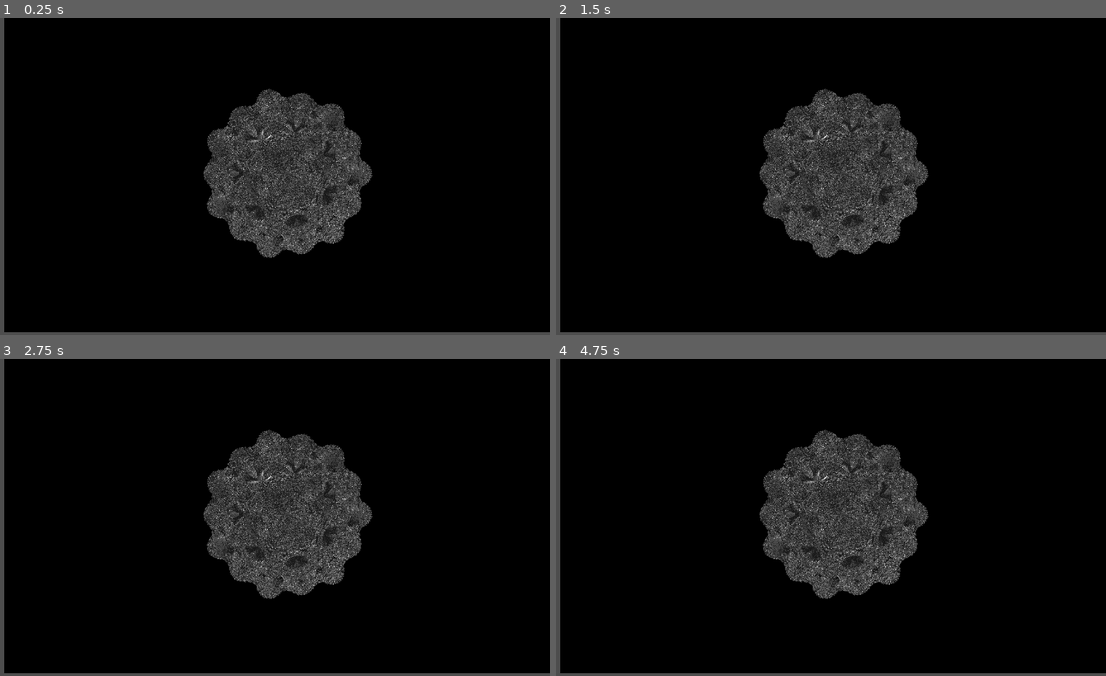
Above: before the commit, frames 1-4 (two rows, left to right).
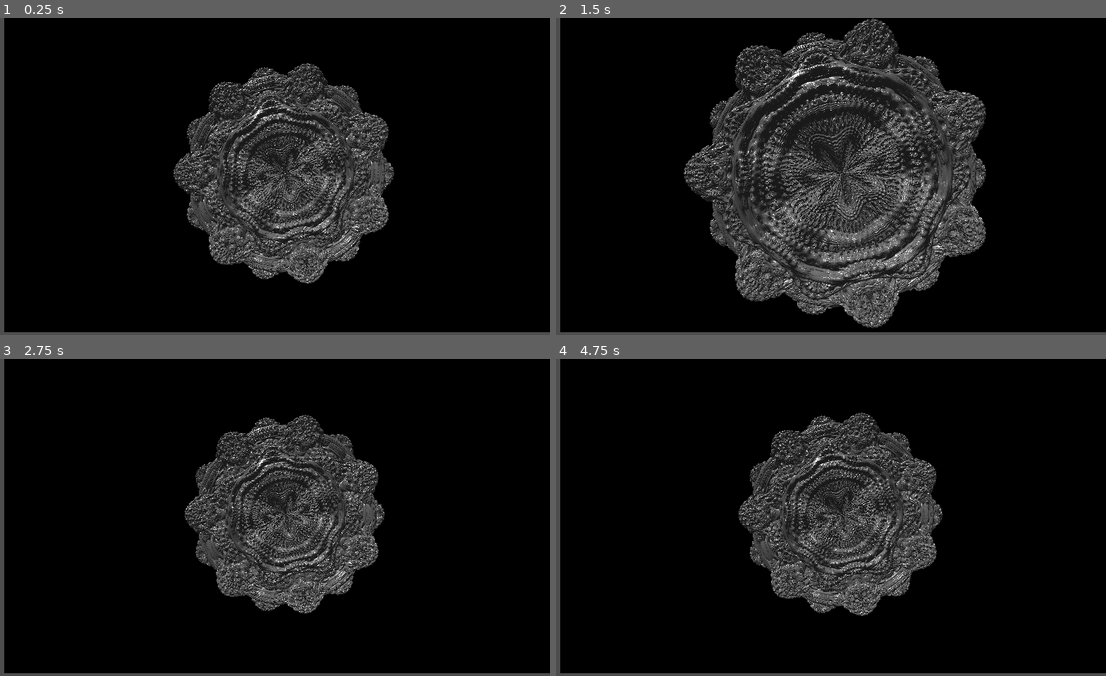
Above: after the commit, the same moments.

Repository: Peter-Pyshnyy/fractal-renderer
Game: Godot game, scene res://modules/renderer/FractalRenderer.tscn
Two runs of this game, one before a commit and one after it. Both use one fixed random seed, a clock stepped at 60 frames per second and the inputs below.
Inputs (mouse positions are in pixels of both pictures, inside the frame that each line leads up to):
- Up to frame 1 (0.25 s): no input
- Up to frame 2 (1.5 s): move the mouse to (946, 160) at 0.52 s; hold D (move_right, bound only after the commit) 0.53-1.28 s; hold C (switch_camera, bound only after the commit) 0.53-1.28 s; click (946, 160) at 0.67 s; tap Enter at 1.25 s; move the mouse to (710, 192) at 1.27 s; hold S (move_backward, bound only after the commit) from 1.28 s (still down); tap C (switch_camera, bound only after the commit) at 1.35 s; click (710, 192) at 1.42 s
- Up to frame 3 (2.75 s): move the mouse to (324, 447) at 2.02 s; release S (move_backward, bound only after the commit) at 2.03 s; hold D (move_right, bound only after the commit) from 2.03 s (still down); hold C (switch_camera, bound only after the commit) from 2.03 s (still down); click (324, 447) at 2.17 s
- Up to frame 4 (4.75 s): tap Space at 2.75 s; move the mouse to (798, 580) at 2.77 s; release D (move_right, bound only after the commit) at 2.78 s; release C (switch_camera, bound only after the commit) at 2.78 s; hold W (move_forward, bound only after the commit) 2.78-3.53 s; tap C (switch_camera, bound only after the commit) at 2.85, 4.35 s; click (798, 580) at 2.92 s; move the mouse to (996, 565) at 3.52 s; hold C (switch_camera, bound only after the commit) 3.53-4.28 s; hold A (move_left, bound only after the commit) from 3.53 s (still down); click (996, 565) at 3.67 s; tap Enter at 4.25 s; move the mouse to (655, 469) at 4.27 s; click (655, 469) at 4.42 s

The runs differ from the first frame. In frame 1, 15% of the frame differs, in the area x 31-72%, y 14-84%; in frame 2, 33%, in the area x 23-79%, y 0-98%; in frame 3, 12%; in frame 4, 12%.

Commit message:
Add proxy camera and two camera modes

Diff:
--- a/modules/renderer/FractalRenderer.tscn
+++ b/modules/renderer/FractalRenderer.tscn
@@ -1,7 +1,8 @@
-[gd_scene load_steps=4 format=3 uid="uid://dcgcssobxgh5o"]
+[gd_scene load_steps=5 format=3 uid="uid://dcgcssobxgh5o"]
 
-[ext_resource type="Script" uid="uid://dhkkxkeslipur" path="res://modules/renderer/renderer_controller.gd" id="1_o25sa"]
+[ext_resource type="Script" uid="uid://doucx2h1osup7" path="res://scripts/renderer_controller.gd" id="2_dws3f"]
 [ext_resource type="Shader" uid="uid://bbydmriffyul3" path="res://shaders/fragment/mandelbulb.gdshader" id="2_pm1k6"]
+[ext_resource type="Script" uid="uid://1gplhxrpwqp2" path="res://scripts/camera_rig.gd" id="3_dws3f"]
 
 [sub_resource type="ShaderMaterial" id="ShaderMaterial_dws3f"]
 shader = ExtResource("2_pm1k6")
@@ -11,20 +12,19 @@
 shader_parameter/power = 8.0
 shader_parameter/iterations = 10
 shader_parameter/fov = 45.0
-shader_parameter/cameraPos = Vector3(0, 0, 5)
+shader_parameter/cameraPos = Vector3(0.75, -0.82, 3.955)
 shader_parameter/lookAt = Vector3(0, 0, -1)
 shader_parameter/up = Vector3(0, 1, 0)
 shader_parameter/MAX_STEPS = 250
 shader_parameter/MAX_DIST = 20.0
-shader_parameter/MIN_HIT_DIST = 1e-05
+shader_parameter/MIN_HIT_DIST = 0.001
 shader_parameter/lightPos = Vector3(-2, 5, 3)
 shader_parameter/lightColor = Vector3(0.9, 0.9, 0.68)
 shader_parameter/ambientColor = Vector3(1, 1, 1)
 
 [node name="FractalRenderer" type="Node"]
-script = ExtResource("1_o25sa")
 
-[node name="Control" type="Control" parent="."]
+[node name="FractalScreen" type="Control" parent="."]
 layout_mode = 3
 anchors_preset = 15
 anchor_right = 1.0
@@ -34,7 +34,7 @@
 size_flags_horizontal = 3
 size_flags_vertical = 3
 
-[node name="ColorRect" type="ColorRect" parent="Control"]
+[node name="ColorRect" type="ColorRect" parent="FractalScreen"]
 material = SubResource("ShaderMaterial_dws3f")
 layout_mode = 1
 anchors_preset = 15
@@ -46,3 +46,15 @@
 offset_bottom = -6.0
 grow_horizontal = 2
 grow_vertical = 2
+
+[node name="RendererController" type="Node" parent="." node_paths=PackedStringArray("color_rect", "virtual_camera")]
+script = ExtResource("2_dws3f")
+color_rect = NodePath("../FractalScreen/ColorRect")
+virtual_camera = NodePath("../CameraRig/VirtualCamera")
+
+[node name="CameraRig" type="Node3D" parent="."]
+script = ExtResource("3_dws3f")
+
+[node name="VirtualCamera" type="Camera3D" parent="CameraRig"]
+transform = Transform3D(0.905, 0, 0, 0, 0.905, 0, 0, 0, 0.905, 0, 0, 0)
+near = 0.066
--- a/modules/renderer/renderer_controller.gd
+++ /dev/null
@@ -1 +0,0 @@
-extends Node
--- a/project.godot
+++ b/project.godot
@@ -13,3 +13,41 @@
 config/name="fractal-renderer"
 run/main_scene="uid://dcgcssobxgh5o"
 config/features=PackedStringArray("4.4", "Forward Plus")
+
+[input]
+
+move_forward={
+"deadzone": 0.2,
+"events": [Object(InputEventKey,"resource_local_to_scene":false,"resource_name":"","device":-1,"window_id":0,"alt_pressed":false,"shift_pressed":false,"ctrl_pressed":false,"meta_pressed":false,"pressed":false,"keycode":0,"physical_keycode":87,"key_label":0,"unicode":119,"location":0,"echo":false,"script":null)
+]
+}
+move_backward={
+"deadzone": 0.2,
+"events": [Object(InputEventKey,"resource_local_to_scene":false,"resource_name":"","device":-1,"window_id":0,"alt_pressed":false,"shift_pressed":false,"ctrl_pressed":false,"meta_pressed":false,"pressed":false,"keycode":0,"physical_keycode":83,"key_label":0,"unicode":115,"location":0,"echo":false,"script":null)
+]
+}
+move_left={
+"deadzone": 0.2,
+"events": [Object(InputEventKey,"resource_local_to_scene":false,"resource_name":"","device":-1,"window_id":0,"alt_pressed":false,"shift_pressed":false,"ctrl_pressed":false,"meta_pressed":false,"pressed":false,"keycode":0,"physical_keycode":65,"key_label":0,"unicode":1092,"location":0,"echo":false,"script":null)
+]
+}
+move_right={
+"deadzone": 0.2,
+"events": [Object(InputEventKey,"resource_local_to_scene":false,"resource_name":"","device":-1,"window_id":0,"alt_pressed":false,"shift_pressed":false,"ctrl_pressed":false,"meta_pressed":false,"pressed":false,"keycode":0,"physical_keycode":68,"key_label":0,"unicode":1074,"location":0,"echo":false,"script":null)
+]
+}
+move_up={
+"deadzone": 0.2,
+"events": [Object(InputEventKey,"resource_local_to_scene":false,"resource_name":"","device":-1,"window_id":0,"alt_pressed":false,"shift_pressed":false,"ctrl_pressed":false,"meta_pressed":false,"pressed":false,"keycode":0,"physical_keycode":69,"key_label":0,"unicode":1091,"location":0,"echo":false,"script":null)
+]
+}
+move_down={
+"deadzone": 0.2,
+"events": [Object(InputEventKey,"resource_local_to_scene":false,"resource_name":"","device":-1,"window_id":0,"alt_pressed":false,"shift_pressed":false,"ctrl_pressed":false,"meta_pressed":false,"pressed":false,"keycode":0,"physical_keycode":81,"key_label":0,"unicode":1081,"location":0,"echo":false,"script":null)
+]
+}
+switch_camera={
+"deadzone": 0.2,
+"events": [Object(InputEventKey,"resource_local_to_scene":false,"resource_name":"","device":-1,"window_id":0,"alt_pressed":false,"shift_pressed":false,"ctrl_pressed":false,"meta_pressed":false,"pressed":false,"keycode":0,"physical_keycode":67,"key_label":0,"unicode":99,"location":0,"echo":false,"script":null)
+]
+}
--- /dev/null
+++ b/scripts/camera_rig.gd
@@ -0,0 +1,101 @@
+extends Node3D
+
+enum CameraMode { FPS, ORBIT }
+@export var current_mode: CameraMode = CameraMode.ORBIT
+
+@export var mouse_sensitivity: float = 0.003
+@export var move_speed: float = 3.0
+@export var orbit_radius: float = 2.5
+
+@export var zoom_speed: float = 0.1
+@export var min_orbit_radius: float = 1.2 # Щоб не залетіти прямо в центр при зумі
+@export var max_orbit_radius: float = 50.0
+
+@onready var camera: Camera3D = $VirtualCamera
+
+
+var yaw: float = 0.0
+var pitch: float = 0.0
+
+func _ready() -> void:
+	# Курсор від початку вільний для взаємодії з UI
+	Input.set_mouse_mode(Input.MOUSE_MODE_VISIBLE)
+
+func _input(event: InputEvent) -> void:
+	# Перемикання режимів
+	if event.is_action_pressed("switch_camera"):
+		if current_mode == CameraMode.ORBIT:
+			# Перехід: Orbit -> FPS
+			current_mode = CameraMode.FPS
+
+			# 1. Запам'ятовуємо реальну позицію камери у світі
+			var saved_global_pos = camera.global_position
+
+			# 2. Переміщуємо наш центр керування (Rig) у цю точку
+			global_position = saved_global_pos
+
+			# 3. Скидаємо локальний зсув дочірньої камери, щоб уникнути стрибка
+			camera.position = Vector3.ZERO
+
+		else:
+			# Перехід: FPS -> Orbit
+			current_mode = CameraMode.ORBIT
+			camera.fov = 75.0
+			# Повертаємо центр обертання в нуль (центр фрактала)
+			position = Vector3.ZERO
+
+	# Тимчасове захоплення миші для "нескінченного" обертання без вмикання в краї екрана
+	if event is InputEventMouseButton:
+		if event.button_index == MOUSE_BUTTON_RIGHT and current_mode == CameraMode.FPS:
+			Input.set_mouse_mode(Input.MOUSE_MODE_CAPTURED if event.is_pressed() else Input.MOUSE_MODE_VISIBLE)
+
+		elif event.button_index == MOUSE_BUTTON_LEFT and current_mode == CameraMode.ORBIT:
+			Input.set_mouse_mode(Input.MOUSE_MODE_CAPTURED if event.is_pressed() else Input.MOUSE_MODE_VISIBLE)
+
+		if event.button_index == MOUSE_BUTTON_WHEEL_UP:
+			if current_mode == CameraMode.ORBIT:
+				# Наближаємо фізично
+				orbit_radius = clamp(orbit_radius - zoom_speed, min_orbit_radius, max_orbit_radius)
+			elif current_mode == CameraMode.FPS:
+				# Звужуємо кут огляду (оптичний зум)
+				camera.fov = clamp(camera.fov - 1.0, 10.0, 120.0)
+
+		elif event.button_index == MOUSE_BUTTON_WHEEL_DOWN:
+			if current_mode == CameraMode.ORBIT:
+				# Віддаляємо фізично
+				orbit_radius = clamp(orbit_radius + zoom_speed, min_orbit_radius, max_orbit_radius)
+			elif current_mode == CameraMode.FPS:
+				# Розширюємо кут огляду
+				camera.fov = clamp(camera.fov + 1.0, 10.0, 120.0)
+
+	# Обертання камери
+	if event is InputEventMouseMotion:
+		var is_fps_rotating = current_mode == CameraMode.FPS and Input.is_mouse_button_pressed(MOUSE_BUTTON_RIGHT)
+		var is_orbit_rotating = current_mode == CameraMode.ORBIT and Input.is_mouse_button_pressed(MOUSE_BUTTON_LEFT)
+
+		if is_fps_rotating or is_orbit_rotating:
+			yaw -= event.relative.x * mouse_sensitivity
+			pitch -= event.relative.y * mouse_sensitivity
+			pitch = clamp(pitch, -PI/2.1, PI/2.1) # Обмежуємо погляд вгору/вниз
+
+			rotation = Vector3(pitch, yaw, 0)
+
+func _process(delta: float) -> void:
+	if current_mode == CameraMode.FPS:
+		# Рух (WASD) відбувається ТІЛЬКИ коли затиснута права кнопка миші
+		if Input.is_mouse_button_pressed(MOUSE_BUTTON_RIGHT):
+			var input_dir = Input.get_vector("move_left", "move_right", "move_forward", "move_backward")
+			var direction = (transform.basis * Vector3(input_dir.x, 0, input_dir.y)).normalized()
+
+			var vertical = 0.0
+			if Input.is_action_pressed("move_up"): vertical += 1.0
+			if Input.is_action_pressed("move_down"): vertical -= 1.0
+
+			position += (direction + Vector3(0, vertical, 0)) * move_speed * delta
+
+		# У режимі FPS камера завжди плавно повертається в центр Rig-а
+		camera.position = camera.position.lerp(Vector3.ZERO, delta * 10.0)
+
+	elif current_mode == CameraMode.ORBIT:
+		# У режимі Orbit камеру плавно відсуваємо назад на радіус орбіти
+		camera.position = camera.position.lerp(Vector3(0, 0, orbit_radius), delta * 10.0)
--- /dev/null
+++ b/scripts/renderer_controller.gd
@@ -0,0 +1,27 @@
+extends Node
+
+@export var color_rect: ColorRect
+@export var virtual_camera: Camera3D
+
+var fractal_material: ShaderMaterial
+
+func _ready() -> void:
+	# При старті сцени беремо гарантовано той самий матеріал, що висить на екрані
+	if color_rect:
+		fractal_material = color_rect.material as ShaderMaterial
+
+	if not fractal_material:
+		push_error("У ColorRect немає ShaderMaterial!")
+
+func _process(_delta: float) -> void:
+	if not fractal_material or not virtual_camera:
+		return
+
+	var cam_pos = virtual_camera.global_position
+	var cam_forward = -virtual_camera.global_transform.basis.z
+	var cam_up = virtual_camera.global_transform.basis.y
+
+	fractal_material.set_shader_parameter("cameraPos", cam_pos)
+	fractal_material.set_shader_parameter("lookAt", cam_forward)
+	fractal_material.set_shader_parameter("up", cam_up)
+	fractal_material.set_shader_parameter("fov", virtual_camera.fov)
Not shown, removed: modules/renderer/renderer_controller.gd.uid
Not shown, added: scripts/camera_rig.gd.uid
Not shown, added: scripts/renderer_controller.gd.uid
